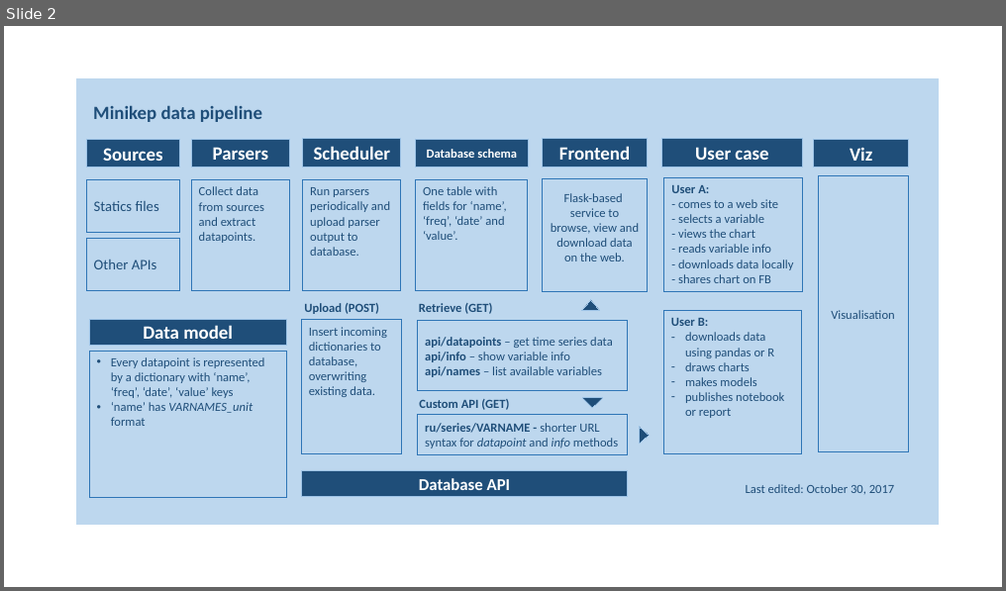
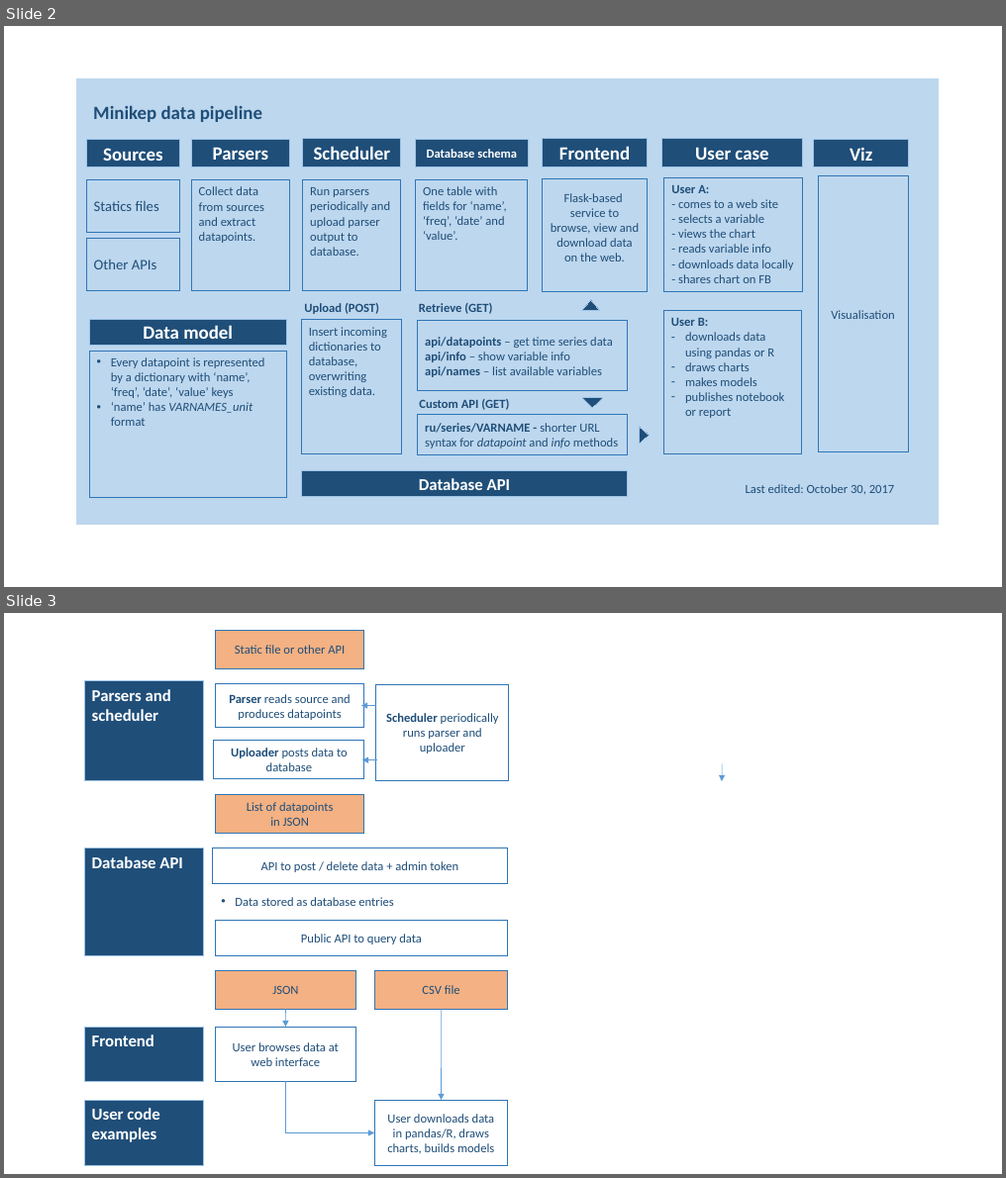
Before and after one commit to mini-kep/intro, a slide deck: map.pptx. Shown one above the other, each under a label of ours: slide 2 before the commit, slides 2 and 3 after it. The pictures are 1006x591 and 1006x1178 pixels, drawn with LibreOffice and Linux fonts; fonts in the diff are those of the drawing. Boxes give left, top, right and bottom in pixels: in the first picture for what was removed or moved away, otherwise in the second. Text is boxed around its words. In the diff, an @@ line names an element or a change of style, - is before the commit and + after.

```diff
--- a/map.pptx
+++ b/map.pptx
@@ slide 3 added at box(4, 613, 1002, 1174), background #FFFFFF @@
@@ rectangle added at box(215, 630, 364, 669), fill #F4B183, outline #2E75B6 0.75 pt, 12 pt, text #1F4E79 @@
+Static file or other API
@@ rectangle added at box(84, 681, 203, 780), fill #1F4E79, outline #9DC3E6 0.75 pt, 16 pt, text #FFFFFF, bold @@
+Parsers and scheduler
@@ rectangle added at box(215, 684, 364, 728), outline #2E75B6 0.75 pt, 12 pt, text #1F4E79 @@
+Parser reads source and produces datapoints
@@ rectangle added at box(376, 685, 509, 780), outline #2E75B6 0.75 pt, 12 pt, text #1F4E79 @@
+Scheduler periodically runs parser and uploader
@@ arrow added from (376, 706) to (361, 706), #5B9BD5 0.5 pt @@
@@ rectangle added at box(214, 741, 364, 779), outline #2E75B6 0.75 pt, 12 pt, text #1F4E79 @@
+Uploader posts data to database
@@ arrow added from (377, 761) to (362, 761), #5B9BD5 0.5 pt @@
@@ arrow added from (722, 764) to (722, 781), #5B9BD5 0.5 pt @@
@@ rectangle added at box(215, 795, 364, 834), fill #F4B183, outline #2E75B6 0.75 pt, 12 pt, text #1F4E79 @@
+List of datapoints
+in JSON
@@ rectangle added at box(84, 848, 203, 956), fill #1F4E79, outline #9DC3E6 0.75 pt, 16 pt, text #FFFFFF, bold @@
+Database API
@@ rectangle added at box(213, 848, 508, 883), outline #2E75B6 0.75 pt, 12 pt, text #1F4E79 @@
+API to post / delete data + admin token
@@ rectangle added at box(214, 881, 497, 921), outline #FFFFFF 0.75 pt, 12 pt, text #1F4E79 @@
+• Data stored as database entries
@@ rectangle added at box(215, 921, 508, 956), outline #2E75B6 0.75 pt, 12 pt, text #1F4E79 @@
+Public API to query data
@@ rectangle added at box(215, 970, 355, 1010), fill #F4B183, outline #2E75B6 0.75 pt, 12 pt, text #1F4E79 @@
+JSON
@@ rectangle added at box(374, 970, 508, 1010), fill #F4B183, outline #2E75B6 0.75 pt, 12 pt, text #1F4E79 @@
+CSV file
@@ rectangle added at box(84, 1027, 203, 1081), fill #1F4E79, outline #9DC3E6 0.75 pt, 16 pt, text #FFFFFF, bold @@
+Frontend
@@ rectangle added at box(215, 1027, 355, 1081), outline #2E75B6 0.75 pt, 12 pt, text #1F4E79 @@
+User browses data at web interface
@@ arrow added from (285, 1010) to (285, 1027), #5B9BD5 0.5 pt @@
@@ arrow added from (442, 1010) to (442, 1100), #5B9BD5 0.5 pt @@
@@ elbow arrow added from (285, 1081) to (374, 1134), #5B9BD5 0.5 pt @@
@@ rectangle added at box(84, 1100, 203, 1166), fill #1F4E79, outline #9DC3E6 0.75 pt, 16 pt, text #FFFFFF, bold @@
+User code
+examples
@@ rectangle added at box(374, 1100, 508, 1166), outline #2E75B6 0.75 pt, 12 pt, text #1F4E79 @@
+User downloads data in pandas/R, draws charts, builds models
```
Also in this commit, not shown: 1 slide removed.
